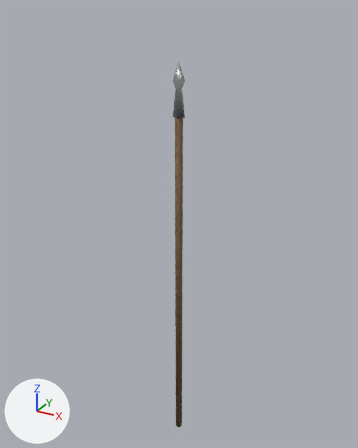
The Blender file Low_Poly_Spear.blend, before and after one commit.
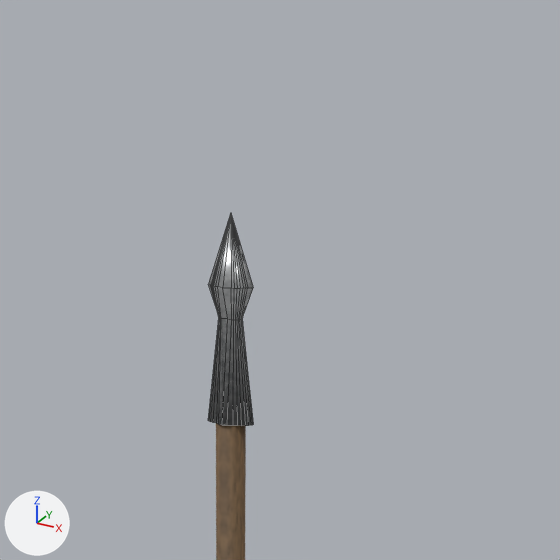
Each version is shown whole from a camera (50 mm lens) standing at (0.885, -1.607, 1.675) and looking at (-0.027, 0.051, 0.846), then close up on the part from 32% to 75% of the width and 1% to 35% of the height. The lights are fixed; the arrows at lower left show +X, +Y and +Z. The close-ups show mesh edges as thin lines.

Names of what the first close-up shows: 'Shaft', 'Spear_Head'.
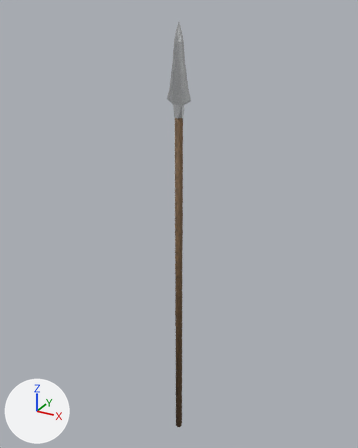
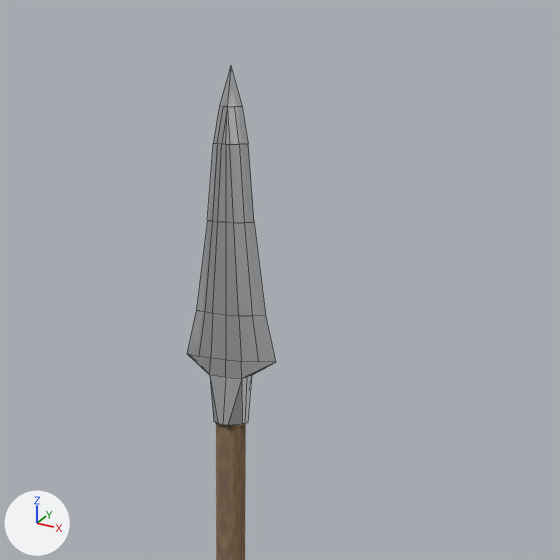
What changed in the scene script:
```text
Add mat_blade_material:
    mat_blade_material = bpy.data.materials.new('Blade_Material')
    # nodes: BsdfPrincipled, Mapping, MixShader, OutputMaterial, TexCoord, TexGradient, TexNoise, ValToRGB, VertexColor
    # colours: white #ffffff, grey #71797e, black #000000
Add me_plane:
    me_plane.from_pydata(...)  # 79 vertices, 89 faces; spans x -0.05..0.05, y -0.016..0.016, z 1.3..1.63
    me_plane.materials.append(mat_blade_material)
Change ob_spear_head:
    add ob_spear_head.hide_set(True)
Add ob_head_2:
    ob_head_2 = bpy.data.objects.new('Head.2', me_plane)
    ob_head_2.location = (0.0, 0.0, 0.0)
```

Location of each change, (x1, y1, x2, y2) in pixels of the close-ups (560 x 560 px):
'Head.2', added
    after: (187, 66, 276, 426)
'Spear_Head', hidden
    before: (208, 213, 253, 426)
